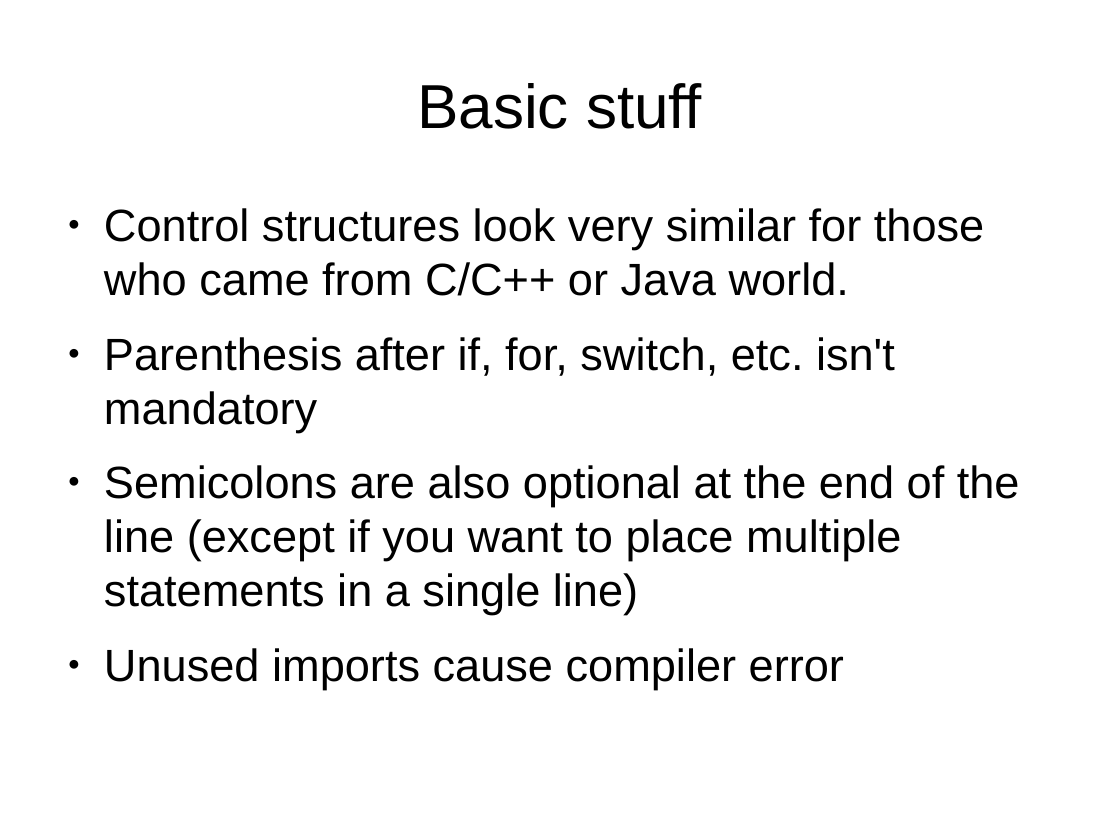
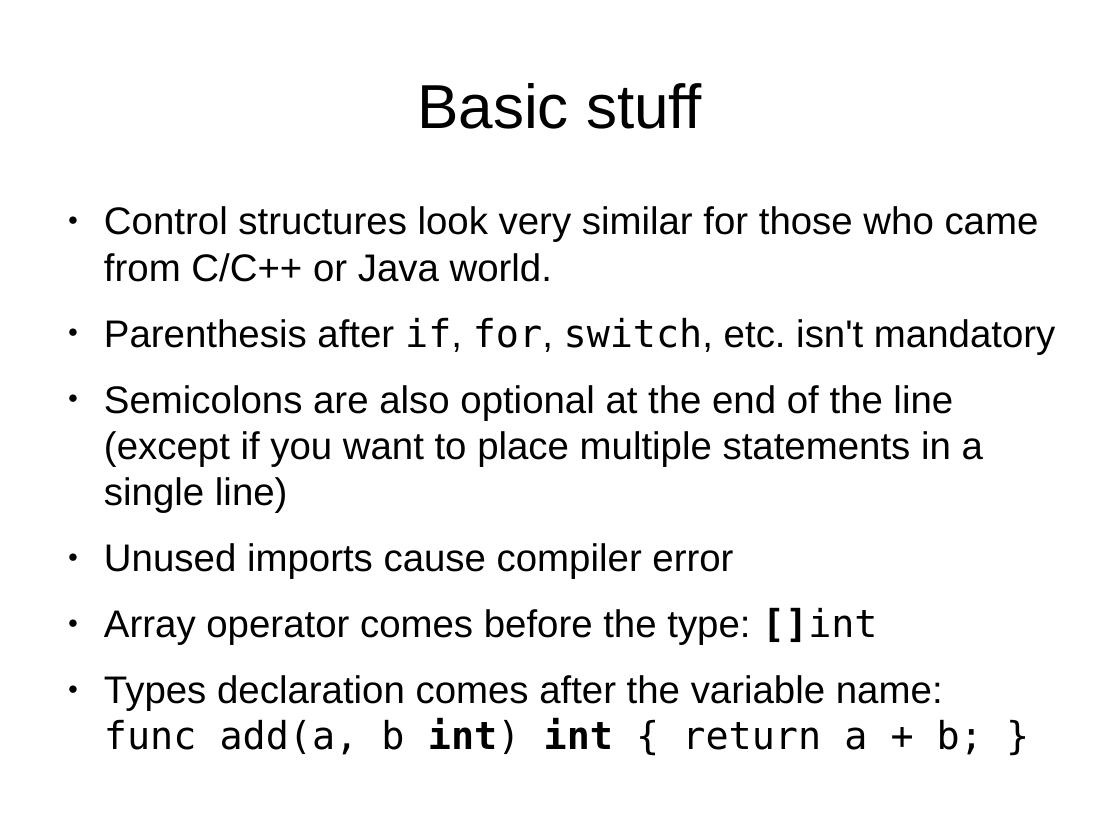
Before and after one commit to laszlocsontos/talks, a slide deck: slide 9 of golang_for_java_dev/go_for_java_dev.odp. Drawn at 1120x840 pixels with LibreOffice and Linux fonts; fonts in the diff are those of the drawing. Boxes give left, top, right and bottom in pixels: in the first picture for what was removed or moved away, otherwise in the second. Text is boxed around its words. In the diff, an @@ line names an element or a change of style, - is before the commit and + after.

```diff
--- a/golang_for_java_dev/go_for_java_dev.odp
+++ b/golang_for_java_dev/go_for_java_dev.odp
@@ text at (104,206,1055,579): size 32 to 27.2 pt in "Control structures look very similar for those ...", "Parenthesis after if, for, switch, etc. isn't ...", "Semicolons are also optional at the end ...", "Unused imports cause compiler error"; font Arial to DejaVu Sans Mono in "if, for, switch," @@
@@ text at (104,607,983,755): paragraphs added @@
+● Array operator comes before the type: []int
+● Types declaration comes after the variable name:
+  func add(a, b int) int { return a + b; }
```
Also in this commit, not shown: 6 other slides changed, 1 other file.
